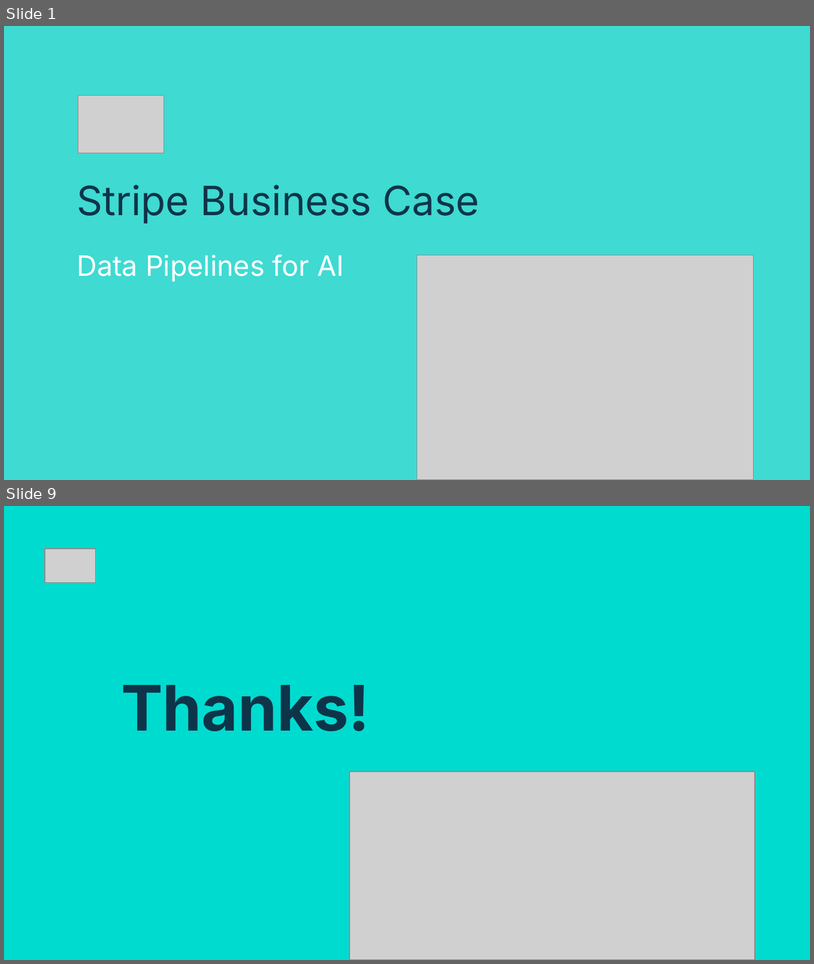
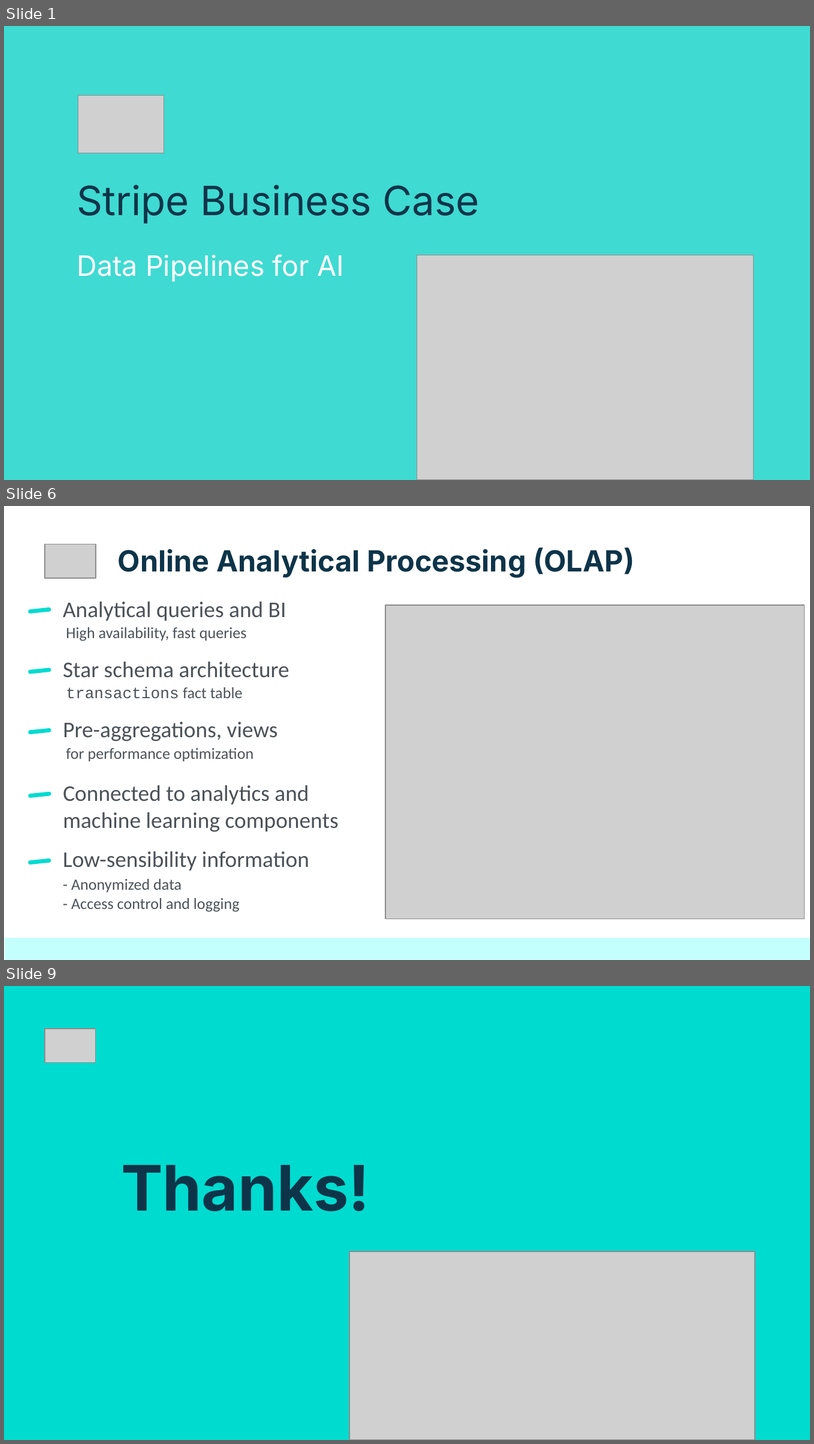
Before and after one commit to netesf13d/jedha-projects, a slide deck: 2-03-Stripe_Business_Case/presentation/Presentation - 2-03 - Stripe Business Case.odp. Shown one above the other, each under a label of ours: slides 1 and 9 before the commit, slides 1, 6 and 9 after it; the slides between them are not shown. The pictures are 814x964 and 814x1444 pixels, drawn with LibreOffice and Linux fonts; fonts in the diff are those of the drawing; grey boxes stand for pictures. Boxes give left, top, right and bottom in pixels: in the first picture for what was removed or moved away, otherwise in the second. Text is boxed around its words. In the diff, an @@ line names an element or a change of style, - is before the commit and + after.

```diff
--- a/2-03-Stripe_Business_Case/presentation/Presentation - 2-03 - Stripe Business Case.odp
+++ b/2-03-Stripe_Business_Case/presentation/Presentation - 2-03 - Stripe Business Case.odp
@@ slide 6 added at (x1=4, y1=506, x2=810, y2=960), background #FFFFFF @@
@@ picture added at (x1=45, y1=544, x2=96, y2=578) @@
@@ title added at (x1=118, y1=547, x2=635, y2=578), 26 pt, text #0E3449, bold @@
+Online Analytical Processing (OLAP)
@@ rounded rectangle added at (x1=28, y1=607, x2=52, y2=613), fill #00DBD0 @@
@@ title added at (x1=63, y1=601, x2=287, y2=621), 20 pt, text #4B5258 @@
+Analytical queries and BI
@@ picture added at (x1=386, y1=605, x2=805, y2=919) @@
@@ title added at (x1=66, y1=627, x2=247, y2=641), 14 pt, text #4B5258 @@
+High availability, fast queries
@@ title added at (x1=63, y1=661, x2=290, y2=678), 20 pt, text #4B5258 @@
+Star schema architecture
@@ rounded rectangle added at (x1=28, y1=668, x2=52, y2=674), fill #00DBD0 @@
@@ title added at (x1=66, y1=687, x2=243, y2=699), 14 pt, text #4B5258 @@
+transactions fact table
@@ title added at (x1=63, y1=721, x2=278, y2=741), 20 pt, text #4B5258 @@
+Pre-aggregations, views
@@ rounded rectangle added at (x1=28, y1=727, x2=52, y2=734), fill #00DBD0 @@
@@ title added at (x1=66, y1=748, x2=254, y2=761), 14 pt, text #4B5258 @@
+for performance optimization
@@ rounded rectangle added at (x1=28, y1=791, x2=52, y2=798), fill #00DBD0 @@
@@ title added at (x1=63, y1=785, x2=339, y2=832), 20 pt, text #4B5258 @@
+Connected to analytics and machine learning components
@@ rounded rectangle added at (x1=28, y1=858, x2=52, y2=864), fill #00DBD0 @@
@@ title added at (x1=63, y1=851, x2=309, y2=870), 20 pt, text #4B5258 @@
+Low-sensibility information
@@ title added at (x1=71, y1=879, x2=240, y2=912), 14 pt, text #4B5258 @@
+- Anonymized data
+- Access control and logging
@@ rectangle added at (x1=5, y1=937, x2=810, y2=959), fill #C3FFFC @@
```
Also in this commit, not shown: 3 slides changed, 3 other slides added, 4 slides removed, 4 other files.
